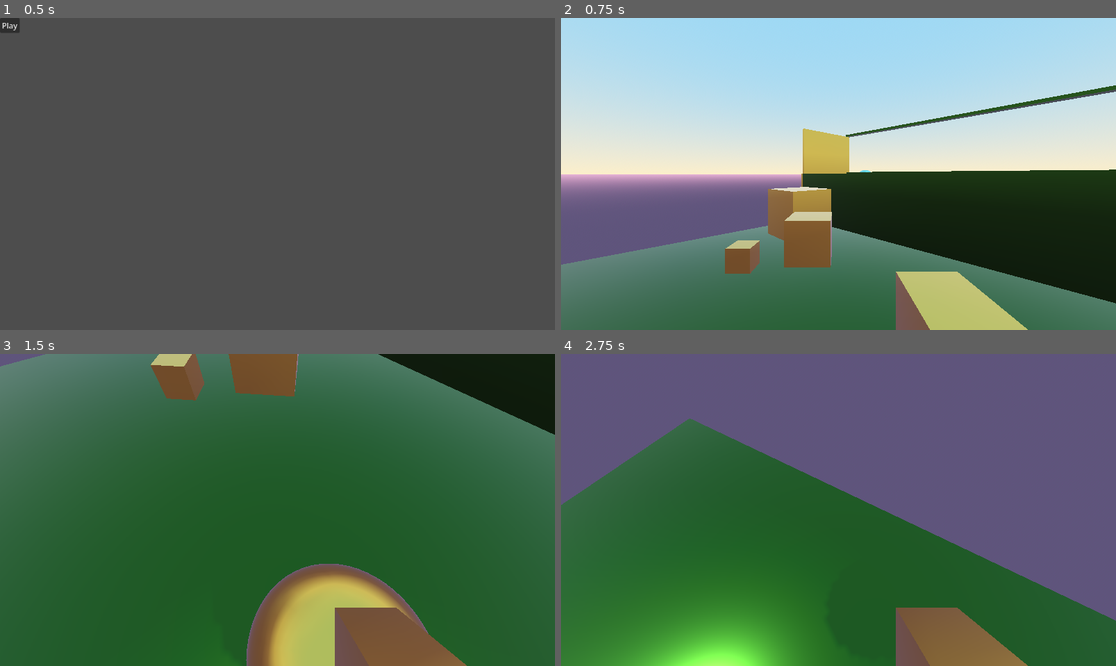
Above: before the commit, frames 1-4 (two rows, left to right).
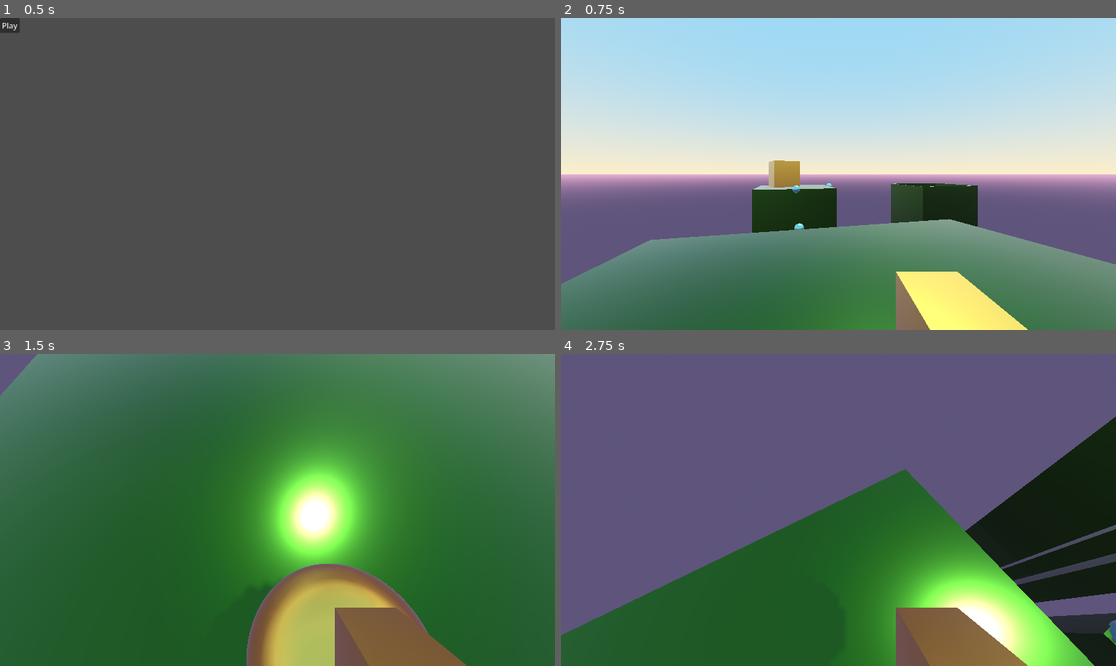
Above: after the commit, the same moments.

Repository: mudziok/rpg-multiplayer-event-3
Game: Godot game, scene res://Scenes/main_start_menu.tscn
Two runs of this game, one before a commit and one after it. Both use one fixed random seed, a clock stepped at 60 frames per second and the inputs below.
Inputs (mouse positions are in pixels of both pictures, inside the frame that each line leads up to):
- Up to frame 1 (0.5 s): no input
- Up to frame 2 (0.75 s): click "Play" at 0.5 s
- Up to frame 3 (1.5 s): tap Enter at 1.25 s; move the mouse to (305, 510) at 1.27 s; hold W (up) from 1.28 s (still down); click (305, 510) at 1.35 s
- Up to frame 4 (2.75 s): keep holding W (up); move the mouse to (810, 510) at 2.02 s; tap Space (space) at 2.1 s

Frame 1 is identical in both runs. In frame 2, 24% of the frame differs, in the area x 0-100%, y 21-100%; in frame 3, 22%; in frame 4, 49%, in the area x 0-100%, y 20-100%.

Commit message:
added level 4

Diff:
--- /dev/null
+++ b/GODOT/rpg-mulitplayer-game-3/Scenes/levels/L4.tscn
@@ -0,0 +1,228 @@
+[gd_scene format=3 uid="uid://bxyfac3gi4qnb"]
+
+[ext_resource type="Material" uid="uid://bls4oaleiudrq" path="res://Assets/green_material.tres" id="1_3e3hu"]
+[ext_resource type="Material" uid="uid://ngkdsn0se0bw" path="res://Assets/gold_material.tres" id="2_tfn4h"]
+[ext_resource type="PackedScene" uid="uid://6fgc5uf4s0v4" path="res://Scenes/finish.tscn" id="3_bhfwv"]
+[ext_resource type="PackedScene" uid="uid://i8fivsvk0s5g" path="res://Scenes/Player.tscn" id="4_wjmwv"]
+[ext_resource type="PackedScene" uid="uid://brtotceoewapw" path="res://Scenes/stationary_body.tscn" id="5_3ampe"]
+
+[sub_resource type="ProceduralSkyMaterial" id="ProceduralSkyMaterial_egfnm"]
+sky_top_color = Color(0.47616583, 0.73015416, 0.91239834, 1)
+sky_horizon_color = Color(0.9644454, 0.8676173, 0.6617761, 1)
+ground_bottom_color = Color(0.29368013, 0.26455036, 0.37743944, 1)
+ground_horizon_color = Color(0.8374873, 0.57651055, 0.7333945, 1)
+
+[sub_resource type="Sky" id="Sky_qeh5t"]
+sky_material = SubResource("ProceduralSkyMaterial_egfnm")
+
+[sub_resource type="Environment" id="Environment_4tmid"]
+background_mode = 2
+sky = SubResource("Sky_qeh5t")
+tonemap_mode = 2
+
+[sub_resource type="StandardMaterial3D" id="StandardMaterial3D_41eeo"]
+transparency = 1
+shading_mode = 0
+albedo_color = Color(0.29411766, 0.2627451, 0.3764706, 0.039215688)
+
+[sub_resource type="PlaneMesh" id="PlaneMesh_4tmid"]
+material = SubResource("StandardMaterial3D_41eeo")
+size = Vector2(500, 500)
+
+[node name="Node3D" type="Node3D" unique_id=1915225713]
+
+[node name="CSGBox3D3" type="CSGBox3D" parent="." unique_id=655803235]
+transform = Transform3D(1, 0, 0, 0, 1, 0, 0, 0, 1, -19.627918, -52.900146, -1.5)
+use_collision = true
+size = Vector3(11, 106.80029, 10)
+material = ExtResource("1_3e3hu")
+
+[node name="CSGBox3D7" type="CSGBox3D" parent="." unique_id=18944828]
+transform = Transform3D(1, 0, 0, 0, 1, 0, 0, 0, 1, -19.627918, -52.900146, -31.5)
+use_collision = true
+size = Vector3(11, 106.80029, 10)
+material = ExtResource("1_3e3hu")
+
+[node name="CSGBox3D8" type="CSGBox3D" parent="." unique_id=983436543]
+transform = Transform3D(1, 0, 0, 0, 1, 0, 0, 0, 1, 5.3720818, -53.800293, -31.5)
+use_collision = true
+size = Vector3(10.9, 105, 9.9)
+material = ExtResource("1_3e3hu")
+
+[node name="CSGBox3D12" type="CSGBox3D" parent="." unique_id=427248470]
+transform = Transform3D(1, 0, 0, 0, 1, 0, 0, 0, 1, 5.3720818, -52.900146, -26.598572)
+use_collision = true
+size = Vector3(11, 106.80029, 0.19714355)
+material = ExtResource("1_3e3hu")
+
+[node name="CSGBox3D11" type="CSGBox3D" parent="." unique_id=1990572221]
+transform = Transform3D(1, 0, 0, 0, 1, 0, 0, 0, 1, 10.794994, -52.900146, -31.5)
+use_collision = true
+size = Vector3(0.1541748, 106.80029, 10)
+material = ExtResource("1_3e3hu")
+
+[node name="CSGBox3D10" type="CSGBox3D" parent="." unique_id=1963296943]
+transform = Transform3D(1, 0, 0, 0, 1, 0, 0, 0, 1, 5.3720818, -52.900146, -36.435547)
+use_collision = true
+size = Vector3(11, 106.80029, 0.12890625)
+material = ExtResource("1_3e3hu")
+
+[node name="CSGBox3D9" type="CSGBox3D" parent="." unique_id=1757597376]
+transform = Transform3D(1, 0, 0, 0, 1, 0, 0, 0, 1, -0.037830353, -52.900146, -31.5)
+use_collision = true
+size = Vector3(0.18017578, 106.80029, 10)
+material = ExtResource("1_3e3hu")
+
+[node name="CSGBox3D4" type="CSGBox3D" parent="." unique_id=1553778061]
+transform = Transform3D(1, 0, 0, 0, 1, 0, 0, 0, 1, -19.627918, -54.800293, -11)
+use_collision = true
+size = Vector3(1, 103, 1)
+material = ExtResource("1_3e3hu")
+
+[node name="CSGBox3D5" type="CSGBox3D" parent="." unique_id=413039624]
+transform = Transform3D(1, 0, 0, 0, 1, 0, 0, 0, 1, -19.627918, -54.800293, -16)
+use_collision = true
+size = Vector3(1, 103, 1)
+material = ExtResource("1_3e3hu")
+
+[node name="CSGBox3D6" type="CSGBox3D" parent="." unique_id=443932220]
+transform = Transform3D(1, 0, 0, 0, 1, 0, 0, 0, 1, -19.627918, -54.800293, -21)
+use_collision = true
+size = Vector3(1, 103, 1)
+material = ExtResource("1_3e3hu")
+
+[node name="DirectionalLight3D" type="DirectionalLight3D" parent="." unique_id=893094330]
+transform = Transform3D(-0.8660254, -0.43301278, 0.25, 0, 0.49999997, 0.86602545, -0.50000006, 0.75, -0.43301266, 0, 0, 0)
+light_color = Color(0.978535, 0.9398177, 0.8613612, 1)
+shadow_enabled = true
+
+[node name="CSGBox3D2" type="CSGBox3D" parent="." unique_id=1209843902]
+transform = Transform3D(0.9659258, 0, 0.25881904, 0, 1, 0, -0.25881904, 0, 0.9659258, -21.203, 2.5, -32.964)
+material_override = ExtResource("2_tfn4h")
+use_collision = true
+size = Vector3(4, 4, 4)
+
+[node name="CharacterBody3D" parent="." unique_id=37705661 instance=ExtResource("4_wjmwv")]
+transform = Transform3D(0.9659258, 0, -0.25881904, 0, 1, 0, 0.25881904, 0, 0.9659258, -21.211872, 0.49999976, 0.93256515)
+
+[node name="StartPoint" type="Node3D" parent="." unique_id=460402319]
+transform = Transform3D(0.9659258, 0, -0.25881904, 0, 1, 0, 0.25881904, 0, 0.9659258, -20.587482, 0.9633653, 1.9173307)
+
+[node name="WorldEnvironment" type="WorldEnvironment" parent="." unique_id=833688673]
+environment = SubResource("Environment_4tmid")
+
+[node name="Fog" type="Node3D" parent="." unique_id=2096595684]
+
+[node name="MeshInstance3D" type="MeshInstance3D" parent="Fog" unique_id=277737317]
+transform = Transform3D(1, 0, 0, 0, 1, 0, 0, 0, 1, 0, -21.283047, 0)
+mesh = SubResource("PlaneMesh_4tmid")
+
+[node name="MeshInstance3D2" type="MeshInstance3D" parent="Fog" unique_id=214809995]
+transform = Transform3D(1, 0, 0, 0, 1, 0, 0, 0, 1, 0, -24.444523, 0)
+mesh = SubResource("PlaneMesh_4tmid")
+
+[node name="MeshInstance3D3" type="MeshInstance3D" parent="Fog" unique_id=1698900608]
+transform = Transform3D(1, 0, 0, 0, 1, 0, 0, 0, 1, 0, -27.447926, 0)
+mesh = SubResource("PlaneMesh_4tmid")
+
+[node name="MeshInstance3D4" type="MeshInstance3D" parent="Fog" unique_id=805561837]
+transform = Transform3D(1, 0, 0, 0, 1, 0, 0, 0, 1, 0, -32.19014, 0)
+mesh = SubResource("PlaneMesh_4tmid")
+
+[node name="MeshInstance3D5" type="MeshInstance3D" parent="Fog" unique_id=577628938]
+transform = Transform3D(1, 0, 0, 0, 1, 0, 0, 0, 1, 0, -35.351616, 0)
+mesh = SubResource("PlaneMesh_4tmid")
+
+[node name="MeshInstance3D6" type="MeshInstance3D" parent="Fog" unique_id=2068876036]
+transform = Transform3D(1, 0, 0, 0, 1, 0, 0, 0, 1, 0, -38.35502, 0)
+mesh = SubResource("PlaneMesh_4tmid")
+
+[node name="MeshInstance3D7" type="MeshInstance3D" parent="Fog" unique_id=1387631423]
+transform = Transform3D(1, 0, 0, 0, 1, 0, 0, 0, 1, 0, -44.203754, 0)
+mesh = SubResource("PlaneMesh_4tmid")
+
+[node name="MeshInstance3D8" type="MeshInstance3D" parent="Fog" unique_id=2133066048]
+transform = Transform3D(1, 0, 0, 0, 1, 0, 0, 0, 1, 0, -47.36523, 0)
+mesh = SubResource("PlaneMesh_4tmid")
+
+[node name="MeshInstance3D9" type="MeshInstance3D" parent="Fog" unique_id=1950487322]
+transform = Transform3D(1, 0, 0, 0, 1, 0, 0, 0, 1, 0, -50.368633, 0)
+mesh = SubResource("PlaneMesh_4tmid")
+
+[node name="MeshInstance3D10" type="MeshInstance3D" parent="Fog" unique_id=944163585]
+transform = Transform3D(1, 0, 0, 0, 1, 0, 0, 0, 1, 0, -55.110847, 0)
+mesh = SubResource("PlaneMesh_4tmid")
+
+[node name="MeshInstance3D11" type="MeshInstance3D" parent="Fog" unique_id=2026615506]
+transform = Transform3D(1, 0, 0, 0, 1, 0, 0, 0, 1, 0, -58.272324, 0)
+mesh = SubResource("PlaneMesh_4tmid")
+
+[node name="MeshInstance3D12" type="MeshInstance3D" parent="Fog" unique_id=1118122464]
+transform = Transform3D(1, 0, 0, 0, 1, 0, 0, 0, 1, 0, -61.275726, 0)
+mesh = SubResource("PlaneMesh_4tmid")
+
+[node name="MeshInstance3D13" type="MeshInstance3D" parent="Fog" unique_id=1621107317]
+transform = Transform3D(1, 0, 0, 0, 1, 0, 0, 0, 1, 0, -68.4416, 0)
+mesh = SubResource("PlaneMesh_4tmid")
+
+[node name="MeshInstance3D14" type="MeshInstance3D" parent="Fog" unique_id=1944519255]
+transform = Transform3D(1, 0, 0, 0, 1, 0, 0, 0, 1, 0, -71.60307, 0)
+mesh = SubResource("PlaneMesh_4tmid")
+
+[node name="MeshInstance3D15" type="MeshInstance3D" parent="Fog" unique_id=1044162147]
+transform = Transform3D(1, 0, 0, 0, 1, 0, 0, 0, 1, 0, -74.606476, 0)
+mesh = SubResource("PlaneMesh_4tmid")
+
+[node name="MeshInstance3D16" type="MeshInstance3D" parent="Fog" unique_id=1275828580]
+transform = Transform3D(1, 0, 0, 0, 1, 0, 0, 0, 1, 0, -79.348694, 0)
+mesh = SubResource("PlaneMesh_4tmid")
+
+[node name="MeshInstance3D17" type="MeshInstance3D" parent="Fog" unique_id=574882127]
+transform = Transform3D(1, 0, 0, 0, 1, 0, 0, 0, 1, 0, -82.51016, 0)
+mesh = SubResource("PlaneMesh_4tmid")
+
+[node name="MeshInstance3D18" type="MeshInstance3D" parent="Fog" unique_id=1893725647]
+transform = Transform3D(1, 0, 0, 0, 1, 0, 0, 0, 1, 0, -85.513565, 0)
+mesh = SubResource("PlaneMesh_4tmid")
+
+[node name="MeshInstance3D19" type="MeshInstance3D" parent="Fog" unique_id=1383115099]
+transform = Transform3D(1, 0, 0, 0, 1, 0, 0, 0, 1, 0, -91.362305, 0)
+mesh = SubResource("PlaneMesh_4tmid")
+
+[node name="MeshInstance3D20" type="MeshInstance3D" parent="Fog" unique_id=1409493305]
+transform = Transform3D(1, 0, 0, 0, 1, 0, 0, 0, 1, 0, -94.52378, 0)
+mesh = SubResource("PlaneMesh_4tmid")
+
+[node name="MeshInstance3D21" type="MeshInstance3D" parent="Fog" unique_id=1577703980]
+transform = Transform3D(1, 0, 0, 0, 1, 0, 0, 0, 1, 0, -97.52718, 0)
+mesh = SubResource("PlaneMesh_4tmid")
+
+[node name="MeshInstance3D22" type="MeshInstance3D" parent="Fog" unique_id=206514097]
+transform = Transform3D(1, 0, 0, 0, 1, 0, 0, 0, 1, 0, -102.269394, 0)
+mesh = SubResource("PlaneMesh_4tmid")
+
+[node name="MeshInstance3D23" type="MeshInstance3D" parent="Fog" unique_id=1583607164]
+transform = Transform3D(1, 0, 0, 0, 1, 0, 0, 0, 1, 0, -105.43088, 0)
+mesh = SubResource("PlaneMesh_4tmid")
+
+[node name="MeshInstance3D24" type="MeshInstance3D" parent="Fog" unique_id=656804501]
+transform = Transform3D(1, 0, 0, 0, 1, 0, 0, 0, 1, 0, -108.43428, 0)
+mesh = SubResource("PlaneMesh_4tmid")
+
+[node name="FinishPlate" parent="Fog" unique_id=1091909090 instance=ExtResource("3_bhfwv")]
+transform = Transform3D(1, 0, 0, 0, 1, 0, 0, 0, 1, 5.215427, -1.2002949, -31.378794)
+
+[node name="StationaryBall2" parent="." unique_id=1550923130 instance=ExtResource("5_3ampe")]
+transform = Transform3D(1, 0, 0, 0, 1, 0, 0, 0, 1, -19.65, -3.25, -11)
+
+[node name="StationaryBall3" parent="." unique_id=1378989835 instance=ExtResource("5_3ampe")]
+transform = Transform3D(1, 0, 0, 0, 1, 0, 0, 0, 1, -19.65, -3.25, -16)
+
+[node name="StationaryBall4" parent="." unique_id=1607539375 instance=ExtResource("5_3ampe")]
+transform = Transform3D(1, 0, 0, 0, 1, 0, 0, 0, 1, -19.65, -3.25, -21)
+
+[node name="StationaryBall5" parent="." unique_id=655677651 instance=ExtResource("5_3ampe")]
+transform = Transform3D(1, 0, 0, 0, 1, 0, 0, 0, 1, -19.65, 0.5, -26.5)
+
+[node name="StationaryBall6" parent="." unique_id=546424361 instance=ExtResource("5_3ampe")]
+transform = Transform3D(1, 0, 0, 0, 1, 0, 0, 0, 1, -14.15, 0.5, -31.5)
--- a/GODOT/rpg-mulitplayer-game-3/Scripts/global_vars.gd
+++ b/GODOT/rpg-mulitplayer-game-3/Scripts/global_vars.gd
@@ -1,9 +1,9 @@
 extends Node
 
-@onready var Levels:Array = [ "res://Scenes/main_start_menu.tscn" , "res://Scenes/levels/L1.tscn" , "res://Scenes/levels/L2.tscn" , "res://Scenes/levels/L3.tscn" ]
+@onready var Levels:Array = [ "res://Scenes/main_start_menu.tscn" , "res://Scenes/levels/L1.tscn" , "res://Scenes/levels/L2.tscn" , "res://Scenes/levels/L3.tscn" , "res://Scenes/levels/L4.tscn" ]
 var level_finished:bool = false
 
-var level:int = 2
+var level:int = 3
 
 # Called when the node enters the scene tree for the first time.
 func _ready() -> void:
